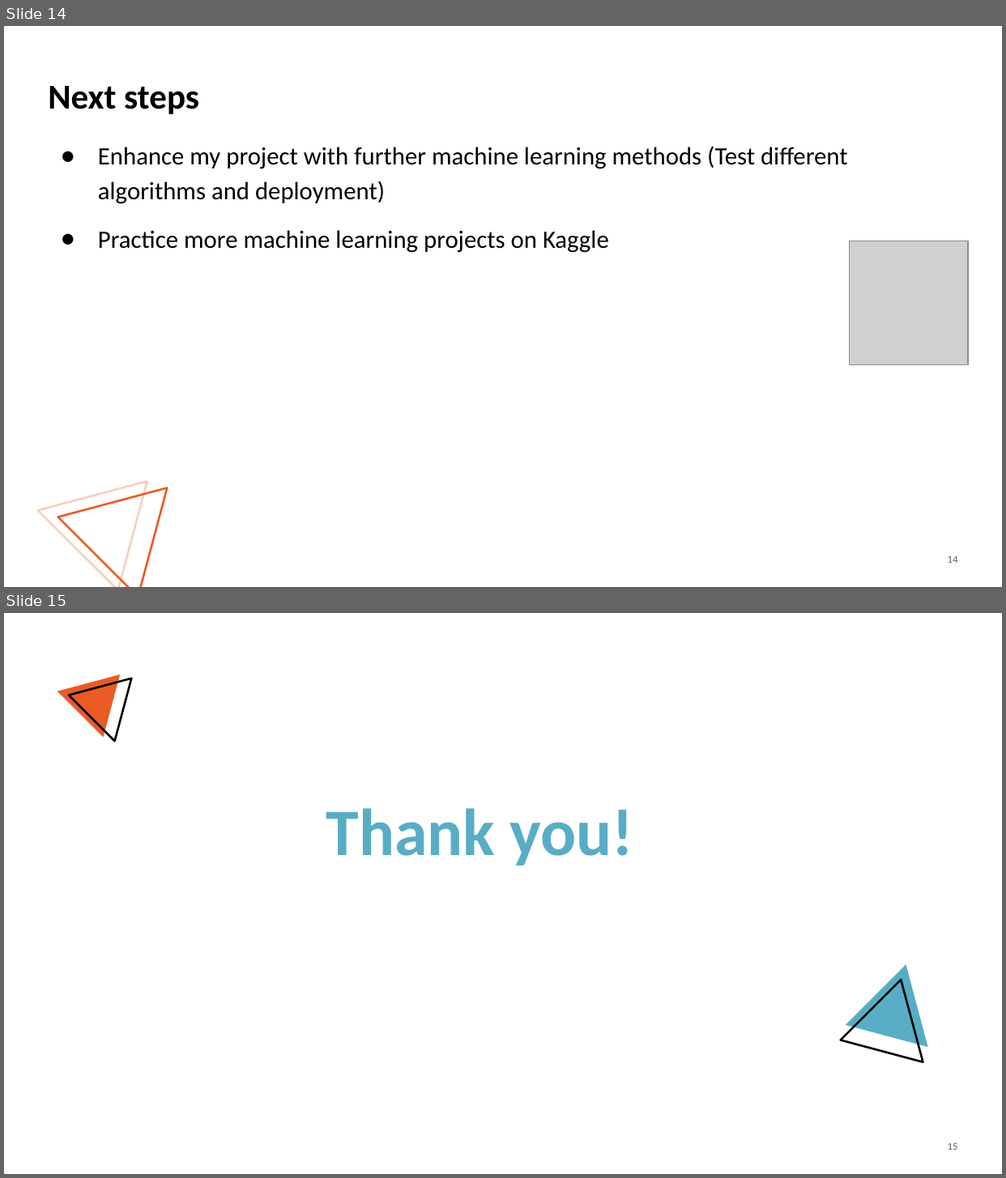
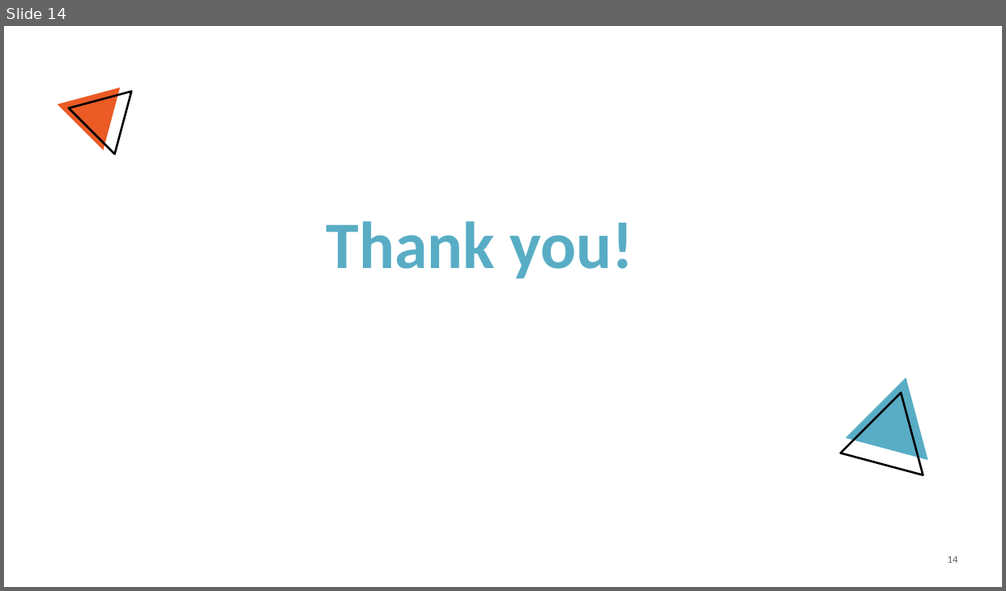
Before and after one commit to gwillcoding/ML_project, a slide deck: Project_presentation.pptx. Shown one above the other, each under a label of ours: slides 14 and 15 before the commit, slide 14 after it. The pictures are 1006x1178 and 1006x591 pixels, drawn with LibreOffice and Linux fonts; fonts in the diff are those of the drawing; grey boxes stand for pictures; background and template pictures are left out. Boxes give left, top, right and bottom in pixels: in the first picture for what was removed or moved away, otherwise in the second. Text is boxed around its words. In the diff, an @@ line names an element or a change of style, - is before the commit and + after.

```diff
--- a/Project_presentation.pptx
+++ b/Project_presentation.pptx
@@ slide 14 removed at (4,26,1002,587), background #FFFFFF @@
@@ title removed at (48,86,199,114) @@
-Next steps
@@ text removed at (98,146,848,253) @@
-● Enhance my project with further machine learning methods (Test different algorithms and deployment)
-● Practice more machine learning projects on Kaggle
@@ picture removed at (850,241,968,365) @@
@@ triangle removed at (38,442,187,587) @@
@@ triangle removed at (57,449,206,587) @@
@@ page number removed at (948,557,958,563) @@
-14
@@ what was slide 15 is now slide 14 @@
@@ page number at (948,557,958,563): text changed @@
-15
+14
```
Also in this commit, not shown: 10 slides changed, 3 slides added, 3 other slides removed, 2 other files.
